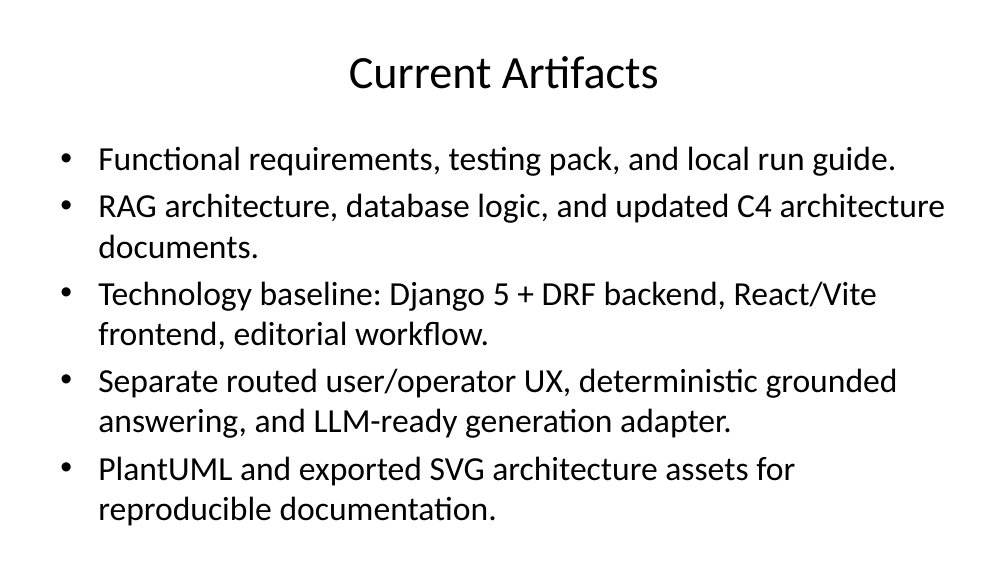
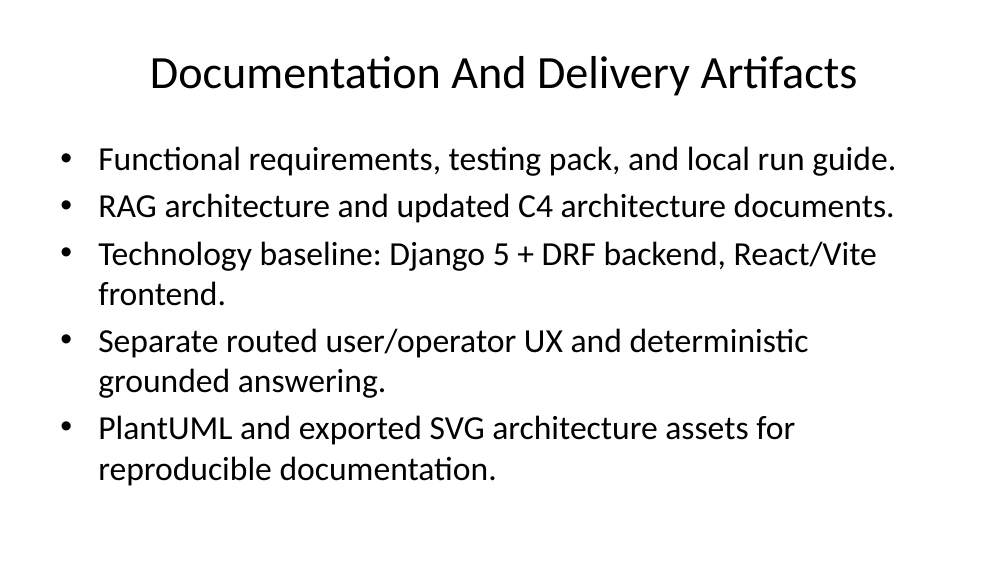
Before and after one commit to UM-KGPI/NapcoreHelpdesk, a slide deck: slide 10 of dist/napcore-helpdesk-presentation.pptx (slide 16 before the commit). Drawn at 1008x567 pixels with LibreOffice and Linux fonts; fonts in the diff are those of the drawing. Boxes give left, top, right and bottom in pixels: in the first picture for what was removed or moved away, otherwise in the second. Text is boxed around its words. In the diff, an @@ line names an element or a change of style, - is before the commit and + after.

```diff
--- a/dist/napcore-helpdesk-presentation.pptx
+++ b/dist/napcore-helpdesk-presentation.pptx
@@ title at (150,56,858,96): text changed @@
-Current Artifacts
+Documentation And Delivery Artifacts
@@ text at (98,193,895,398): text changed @@
-• RAG architecture, database logic, and updated C4 architecture documents.
-• Technology baseline: Django 5 + DRF backend, React/Vite frontend, editorial workflow.
-• Separate routed user/operator UX, deterministic grounded answering, and LLM-ready generation adapter.
+• RAG architecture and updated C4 architecture documents.
+• Technology baseline: Django 5 + DRF backend, React/Vite frontend.
+• Separate routed user/operator UX and deterministic grounded answering.
```
Also in this commit, not shown: 7 other slides changed, 3 slides added, 8 slides removed, 8 other files.
